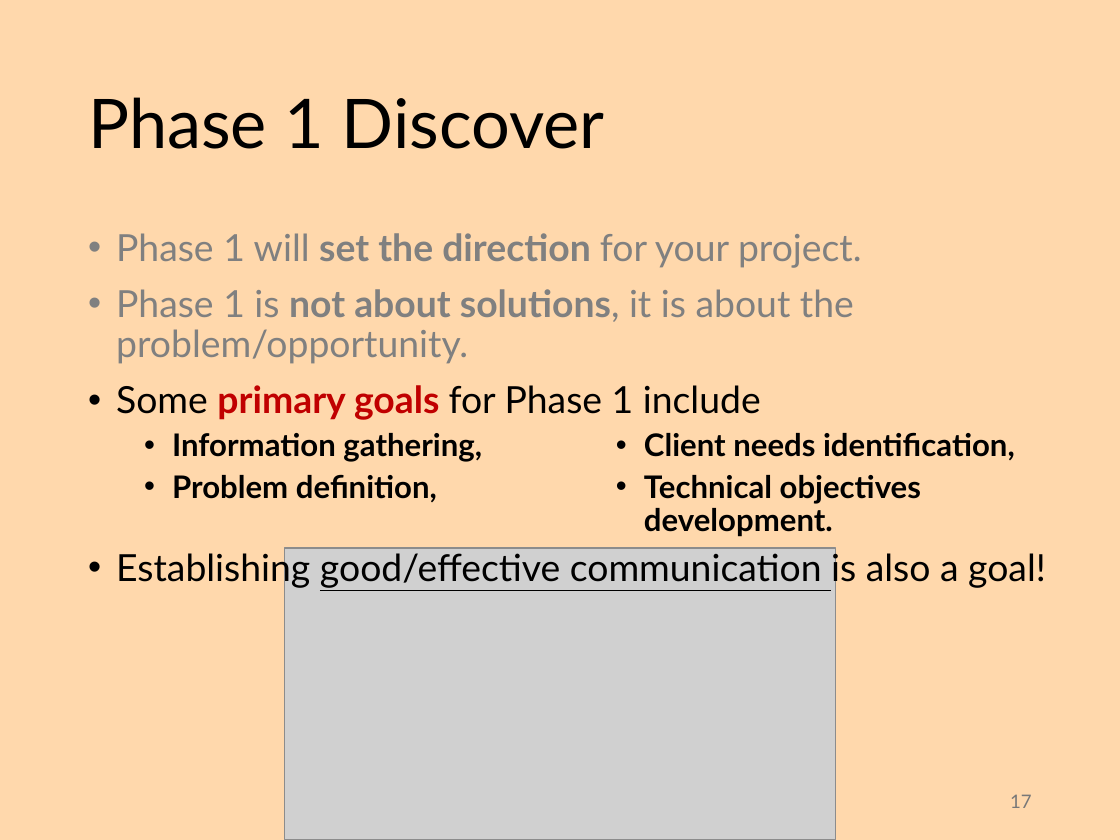
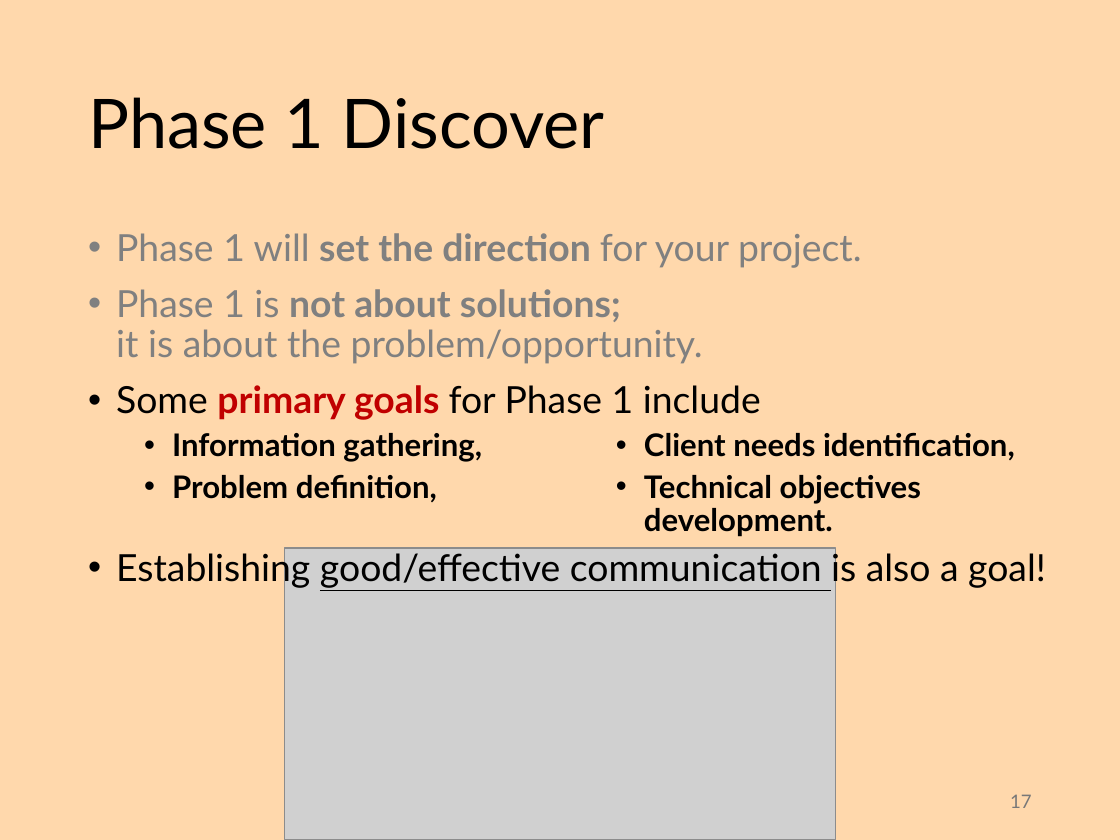
Before and after one commit to abuabara/abuabara.github.io, a slide deck: slide 17 of DAEN460S26/week3.pptx. Drawn at 1120x840 pixels with LibreOffice and Linux fonts; fonts in the diff are those of the drawing; grey boxes stand for pictures. Boxes give left, top, right and bottom in pixels: in the first picture for what was removed or moved away, otherwise in the second. Text is boxed around its words. In the diff, an @@ line names an element or a change of style, - is before the commit and + after.

```diff
--- a/DAEN460S26/week3.pptx
+++ b/DAEN460S26/week3.pptx
@@ text at <box>116,289,703,364</box>: text changed @@
-• Phase 1 is not about solutions, it is about the problem/opportunity.
+• Phase 1 is not about solutions;
+  it is about the problem/opportunity.
```
Also in this commit, not shown: 3 other slides changed, 1 slide added, 2 other files.
